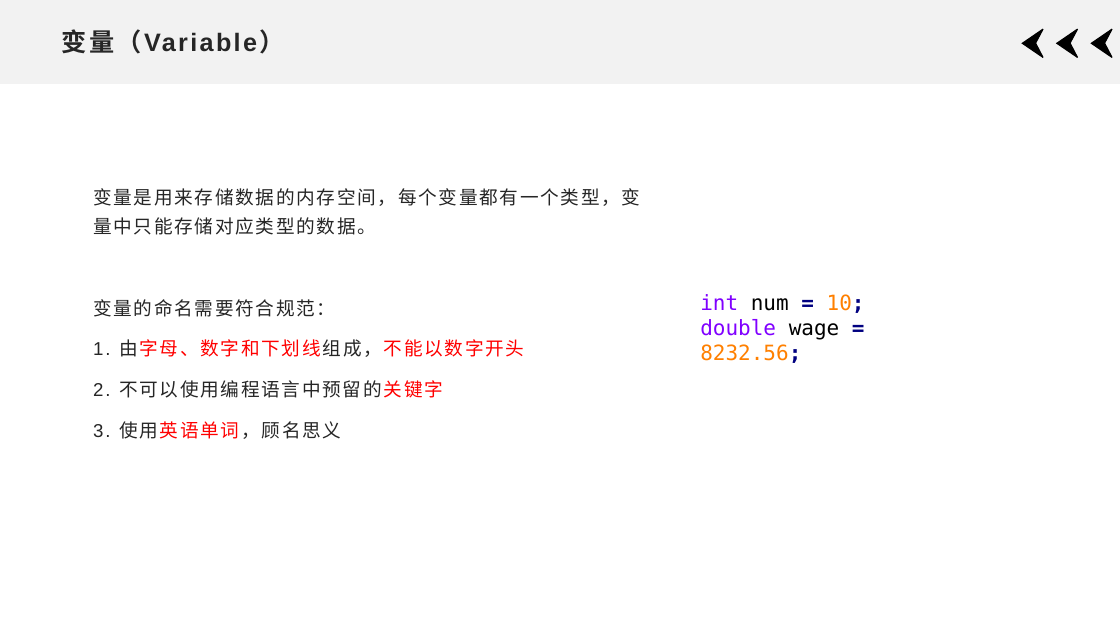
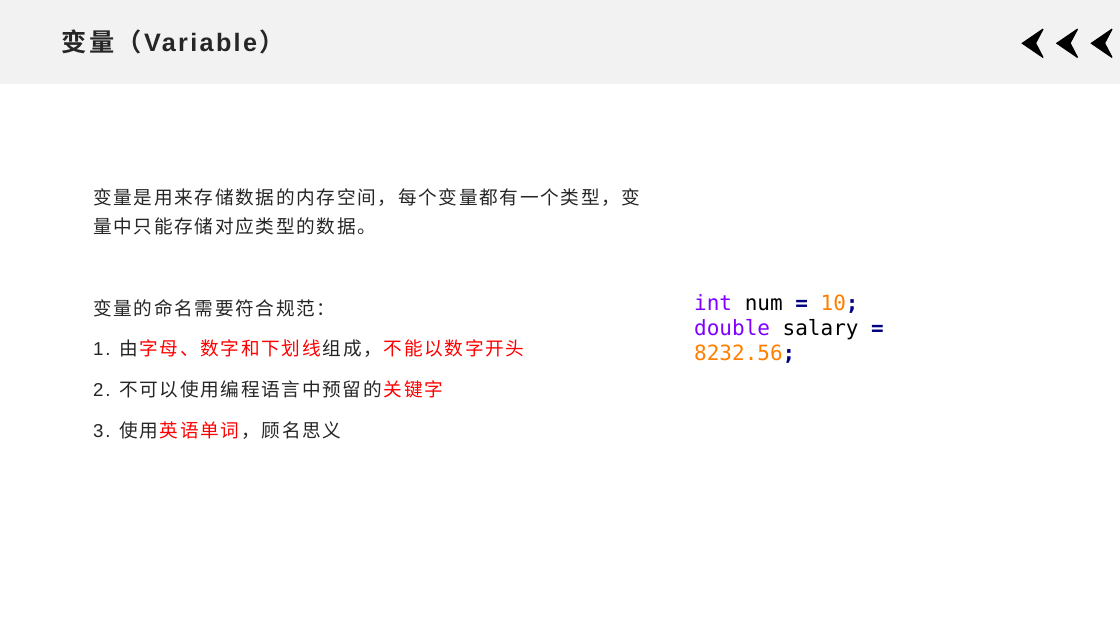
Before and after one commit to xdai02/C, a slide deck: slide 10 of slides/Chapter1.pptx. Drawn at 1120x630 pixels with LibreOffice and Linux fonts; fonts in the diff are those of the drawing. Boxes give left, top, right and bottom in pixels: in the first picture for what was removed or moved away, otherwise in the second. Text is boxed around its words. In the diff, an @@ line names an element or a change of style, - is before the commit and + after.

```diff
--- a/slides/Chapter1.pptx
+++ b/slides/Chapter1.pptx
@@ text at (694, 319, 859, 363): text changed @@
-double wage = 8232.56;
+double salary = 8232.56;
```
Also in this commit, not shown: 2 other slides changed, 5 other files.
